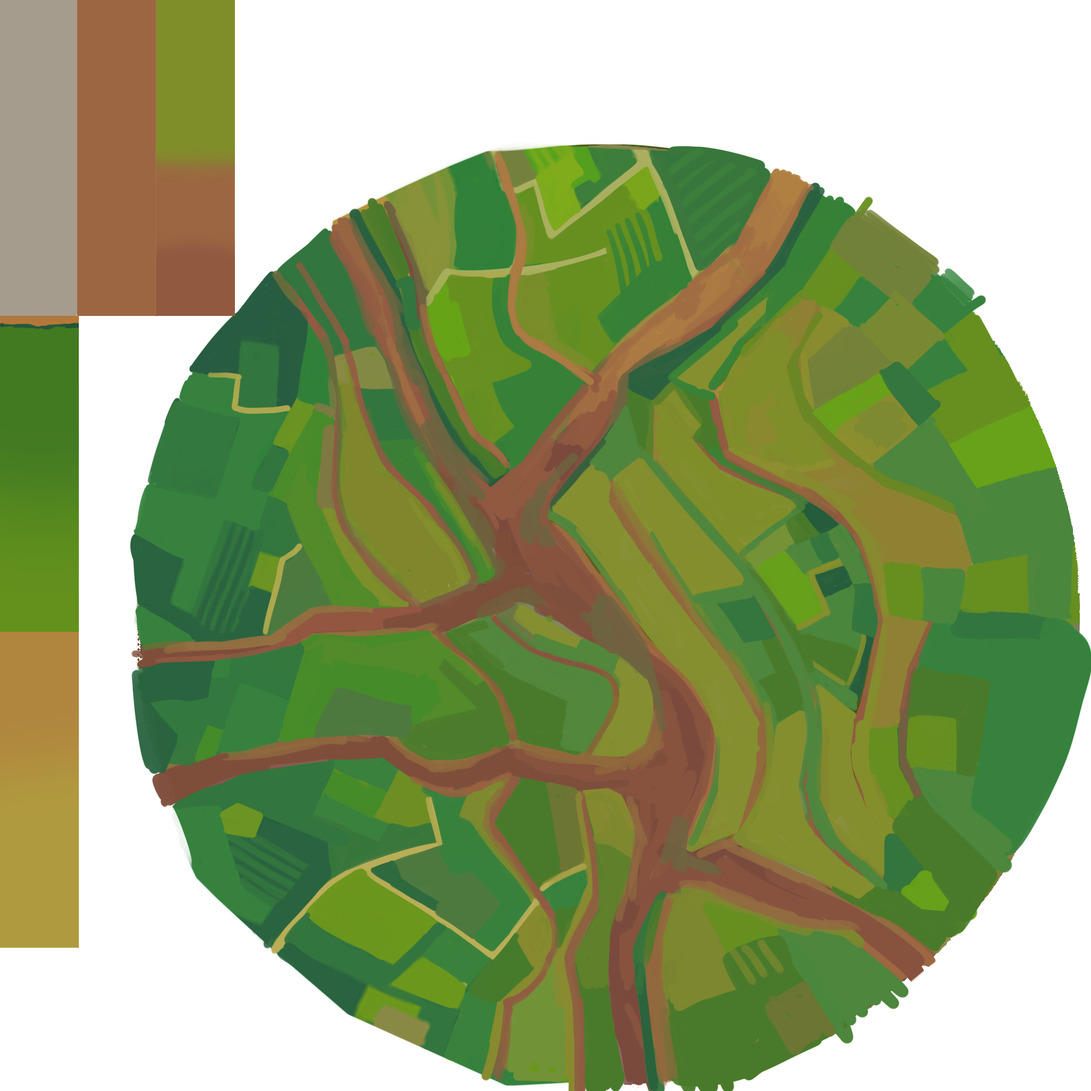
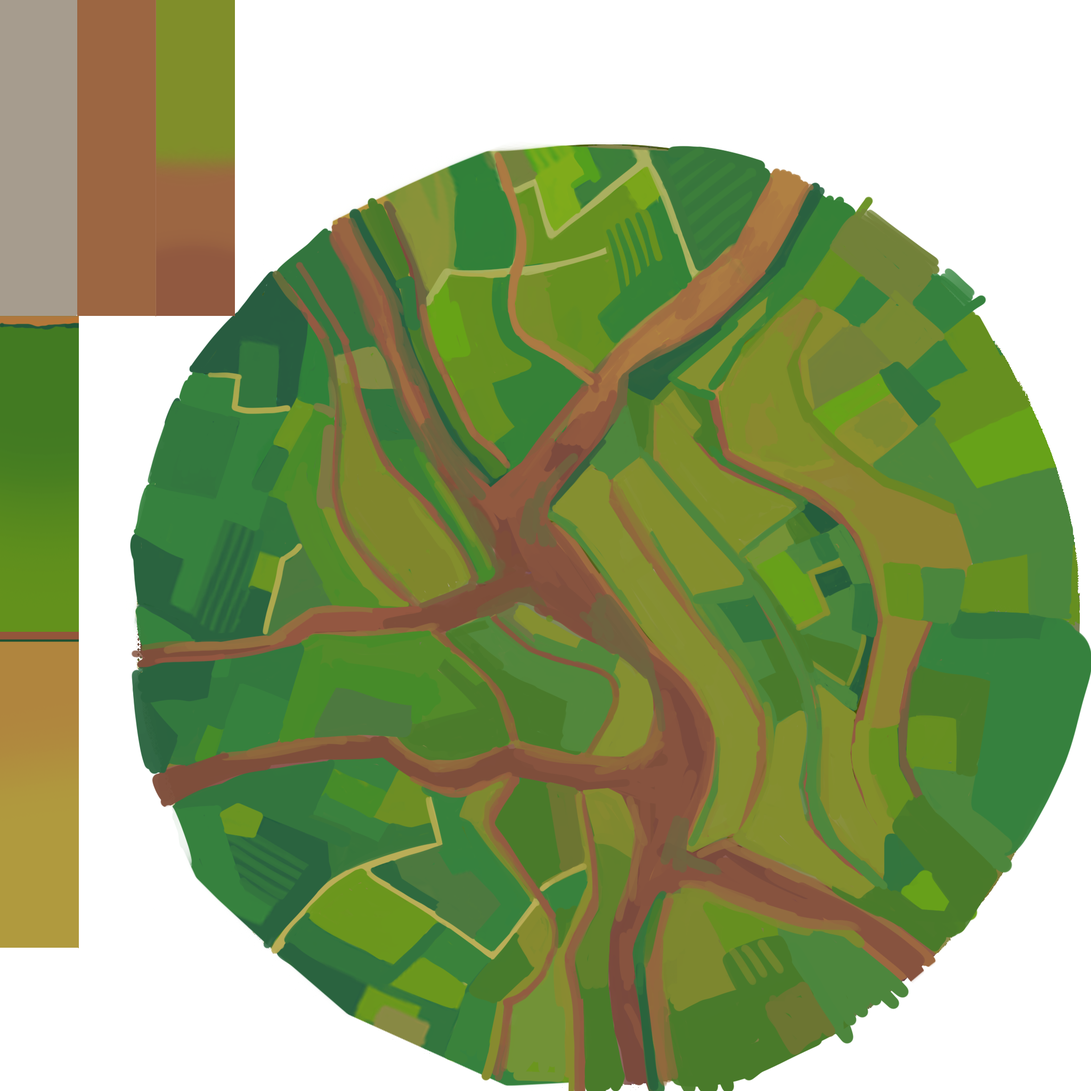
Before/after of a 1091x1091 layered artwork. What changed in the layer stack:
painted on "Calque 7" over [0, 632, 79, 643]
